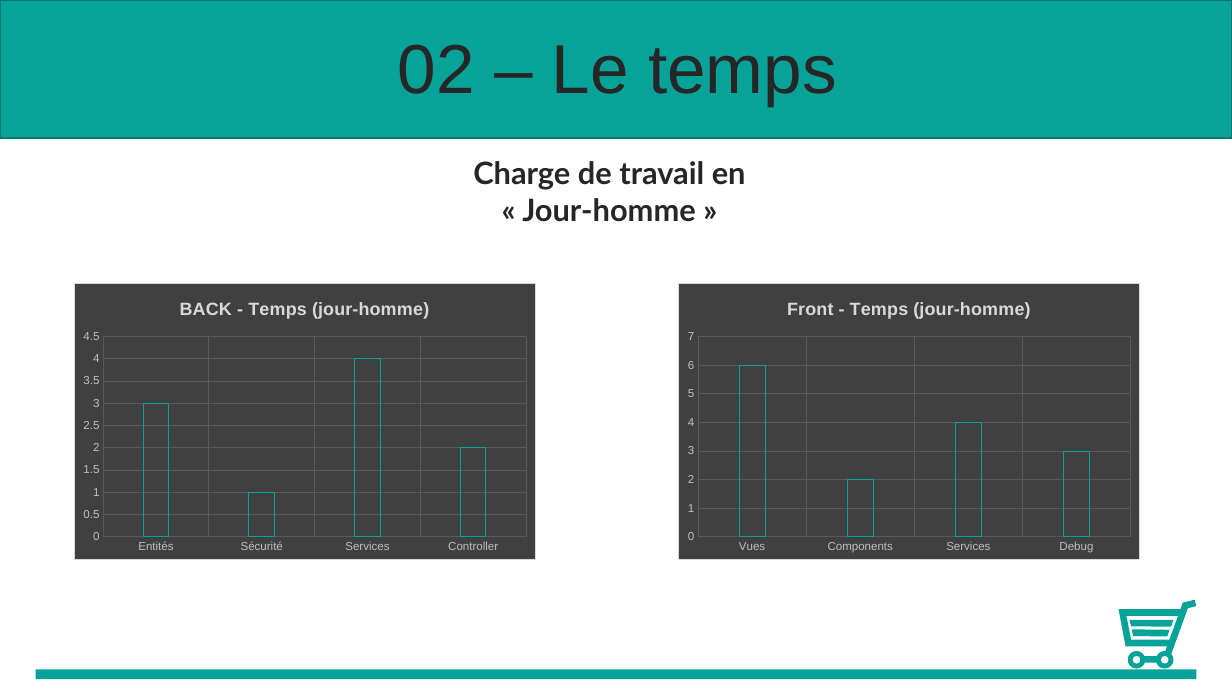
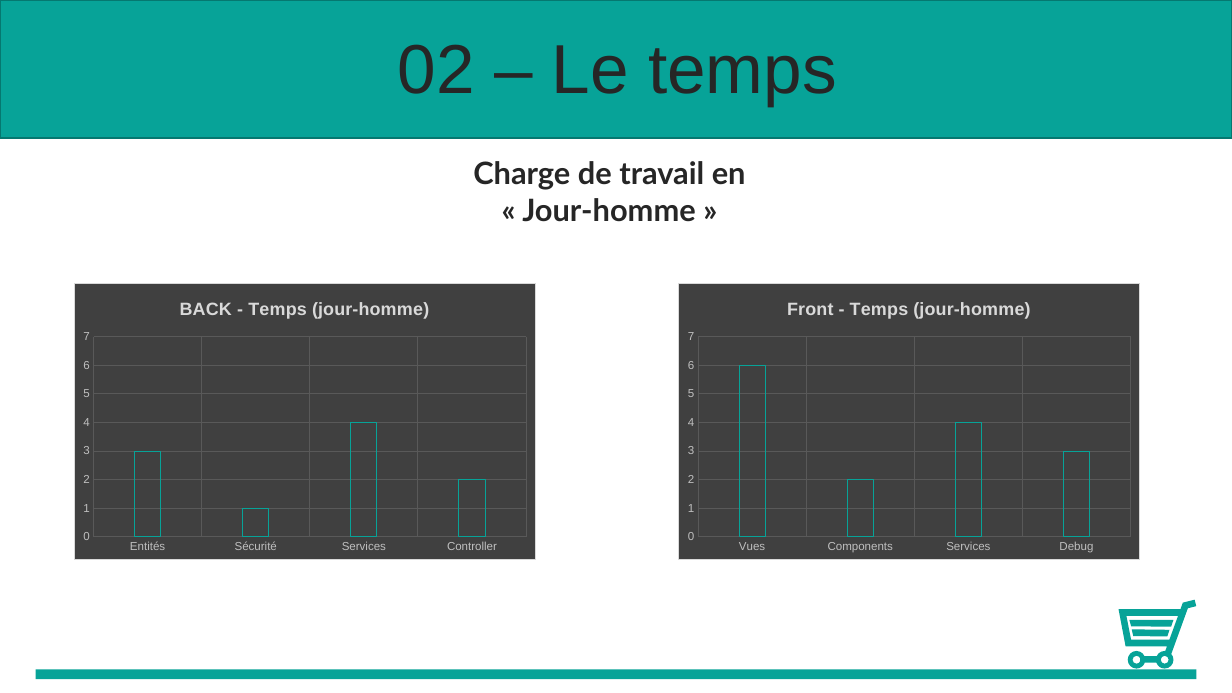
Before and after one commit to MaximeFerrand/E-Shop, a slide deck: slide 10 of PPT/Présentation1.pptx. Drawn at 1232x693 pixels with LibreOffice and Linux fonts; fonts in the diff are those of the drawing. Boxes give left, top, right and bottom in pixels: in the first picture for what was removed or moved away, otherwise in the second. Text is boxed around its words. In the diff, an @@ line names an element or a change of style, - is before the commit and + after.

```diff
--- a/PPT/Présentation1.pptx
+++ b/PPT/Présentation1.pptx
@@ column chart at box(74, 283, 536, 560) @@
@@ value axis changed @@
```
Also in this commit, not shown: 8 other slides changed, 1 slide added.
